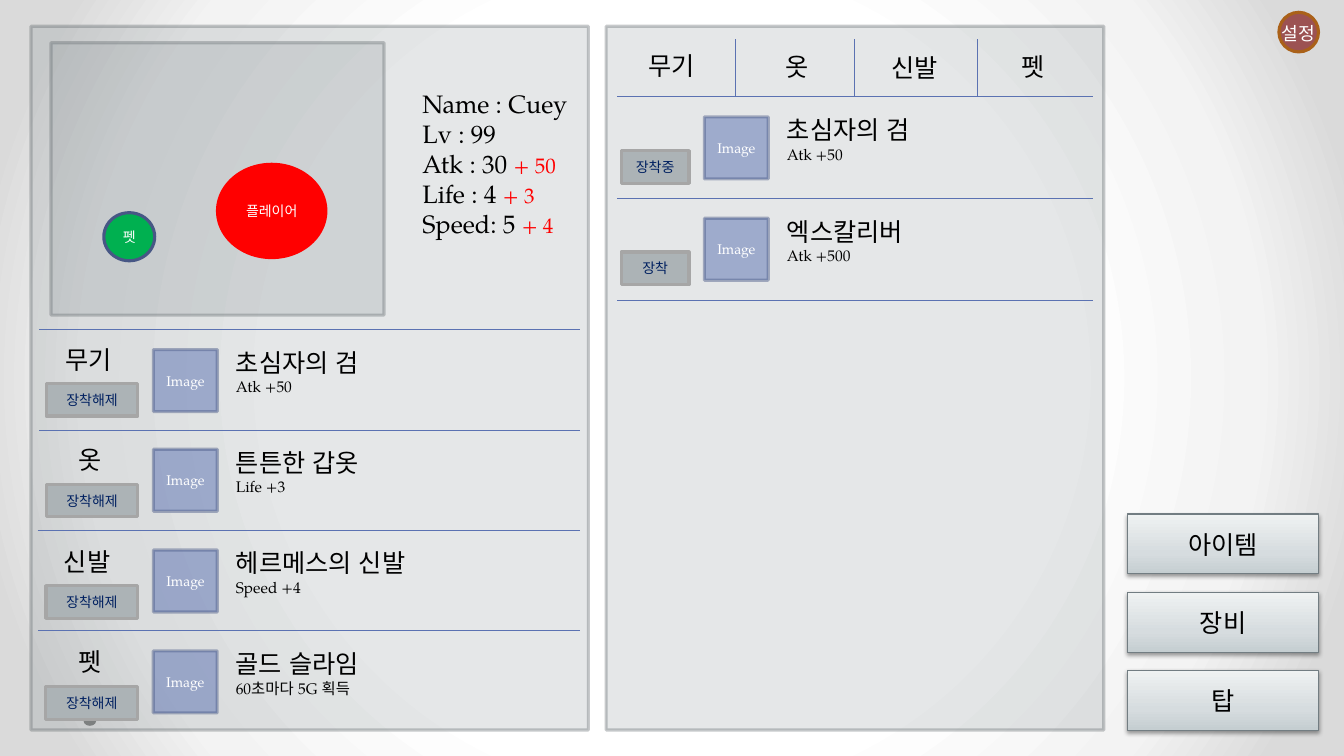
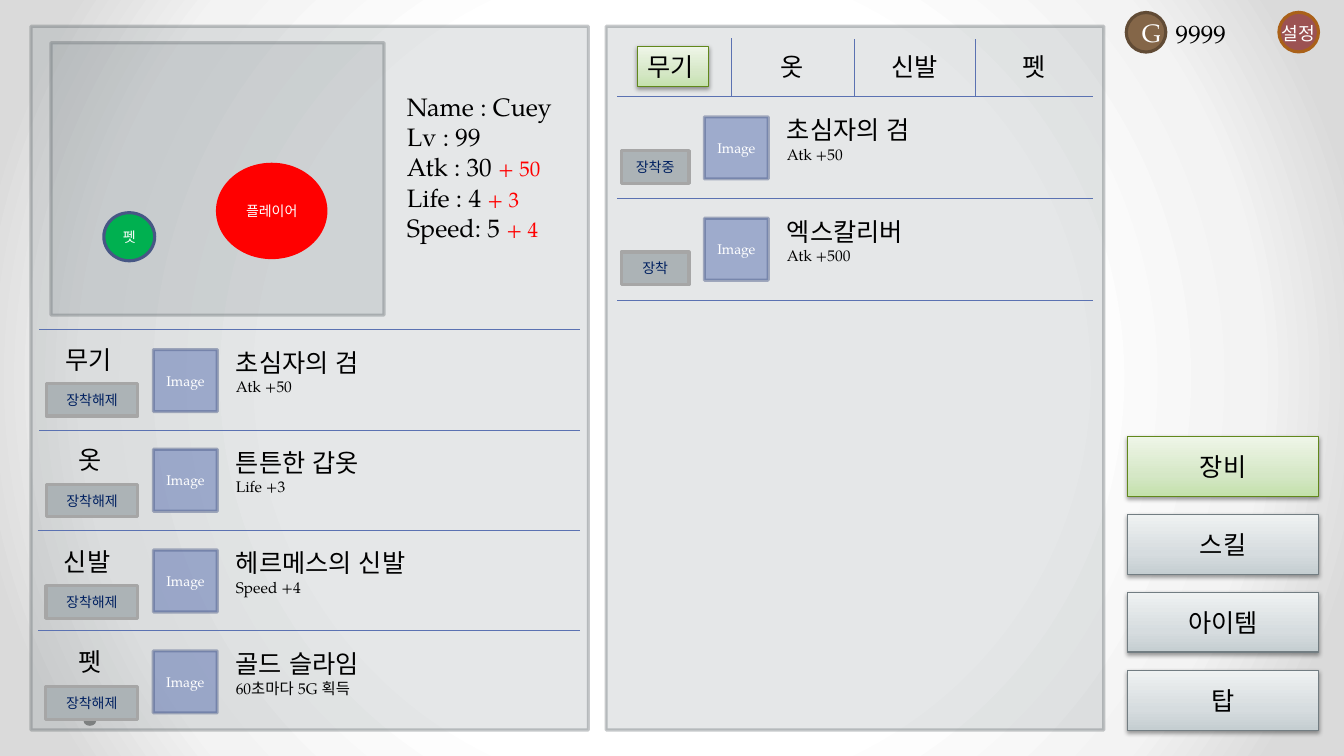
Before and after one commit to zncnf/Cocos2d_Portfolio, a slide deck: slide 9 of 포트폴리오 기획서 - 지환.pptx. Drawn at 1344x756 pixels with LibreOffice and Linux fonts; fonts in the diff are those of the drawing. Boxes give left, top, right and bottom in pixels: in the first picture for what was removed or moved away, otherwise in the second. Text is boxed around its words. In the diff, an @@ line names an element or a change of style, - is before the commit and + after.

Commit message:
기획서 아이템, 장비, 스킬 추가

```diff
--- a/포트폴리오 기획서 - 지환.pptx
+++ b/포트폴리오 기획서 - 지환.pptx
@@ ellipse added at [1126, 12, 1166, 51], fill #846648, outline #624B35 2.25 pt, 18 pt, text #FFFFFF @@
+G
@@ text added at [1176, 25, 1226, 44], 18 pt, text #000000 @@
+9999
@@ rectangle "무기": place and size @@
-rectangle "무기" at [649, 54, 695, 77]
+rectangle "무기" at [638, 46, 710, 87]
@@ rectangle "무기" at [638, 46, 710, 87]: fill none to gradient #C5E1AB to #D6E9C5 to #EFF7E9; outline none to #62891C 0.75 pt; shadow on @@
@@ line moved from (736, 39) - (736, 97) to (732, 38) - (732, 96) @@
@@ text "옷": place and size @@
-text "옷" at [785, 55, 808, 78]
+text "옷" at [780, 55, 803, 78]
@@ text "Name : Cuey": place and size @@
-text "Name : Cuey" at [422, 95, 567, 240]
+text "Name : Cuey" at [407, 98, 552, 244]
@@ rectangle "장비": place and size @@
-rectangle "장비" at [1128, 593, 1319, 652]
+rectangle "장비" at [1128, 437, 1319, 496]
@@ rectangle "장비" at [1128, 437, 1319, 496]: fill gradient #C5CED2 to #D6DCDF to #EFF2F3 to gradient #C5E1AB to #D6E9C5 to #EFF7E9; outline #727D82 0.75 pt to #62891C 0.75 pt @@
@@ rectangle added at [1128, 514, 1319, 574], fill gradient #C5CED2 to #D6DCDF to #EFF2F3, outline #727D82 0.75 pt, 18 pt, text #000000 @@
+스킬
@@ rectangle "아이템": place and size @@
-rectangle "아이템" at [1128, 514, 1319, 574]
+rectangle "아이템" at [1128, 592, 1319, 651]
```
Also in this commit, not shown: 2 slides added.
